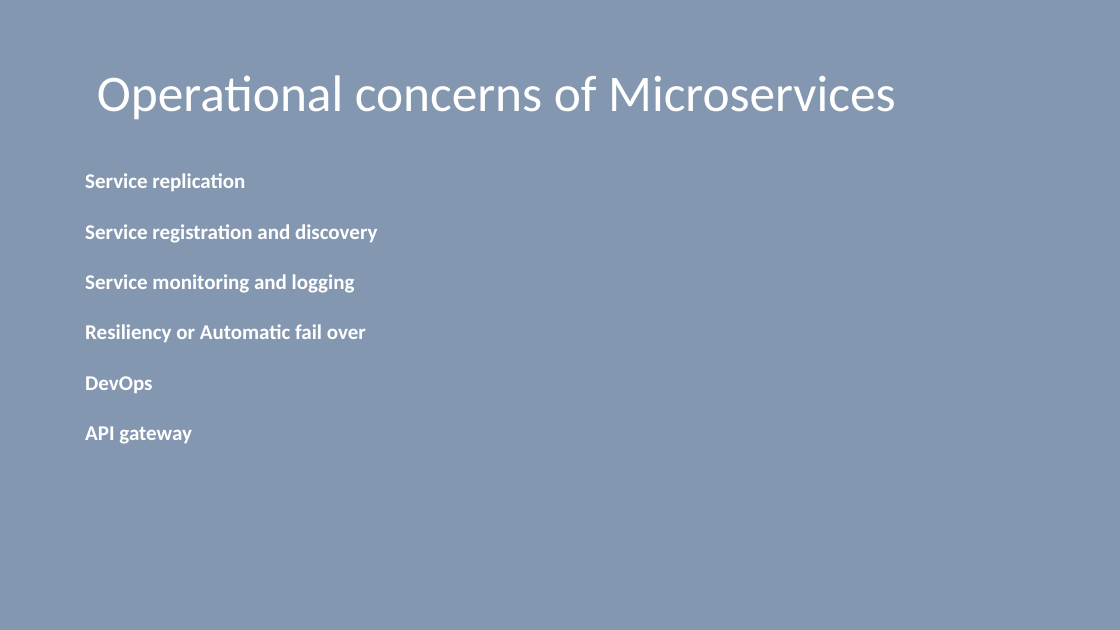
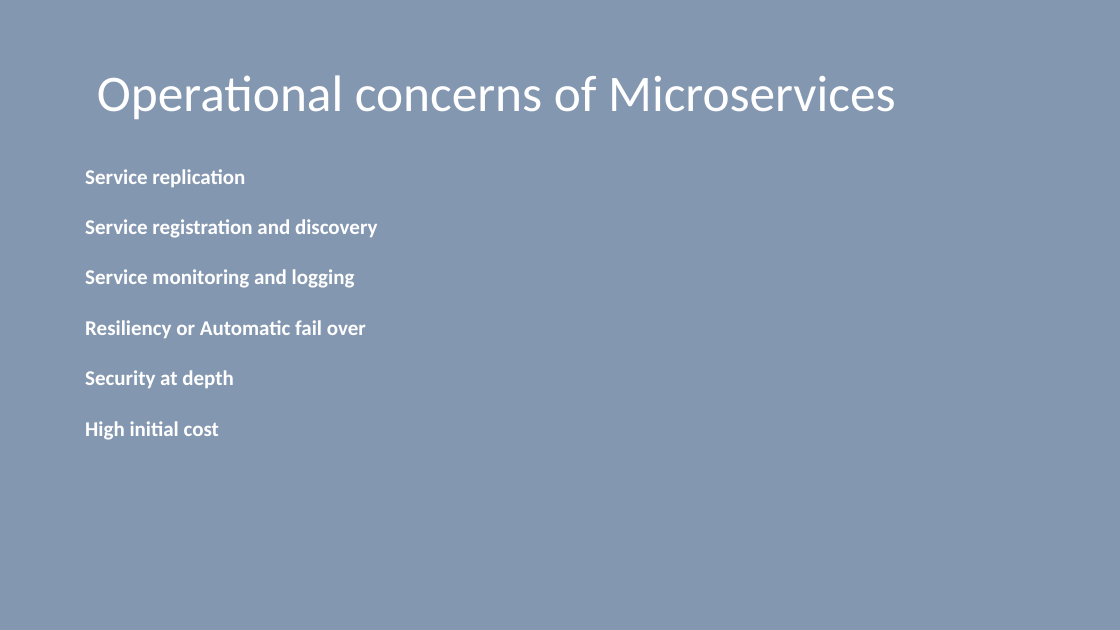
Before and after one commit to vilasvarghese/microservices, a slide deck: slide 12 of training/day1/1MicroservicesDay1.pptx (slide 14 before the commit). Drawn at 1120x630 pixels with LibreOffice and Linux fonts; fonts in the diff are those of the drawing. Boxes give left, top, right and bottom in pixels: in the first picture for what was removed or moved away, otherwise in the second. Text is boxed around its words. In the diff, an @@ line names an element or a change of style, - is before the commit and + after.

```diff
--- a/training/day1/1MicroservicesDay1.pptx
+++ b/training/day1/1MicroservicesDay1.pptx
@@ text at (x1=85, y1=370, x2=234, y2=440): text changed @@
-DevOps
-API gateway
+Security at depth
+High initial cost
```
Also in this commit, not shown: 5 other slides changed, 2 slides removed, 31 other files.
